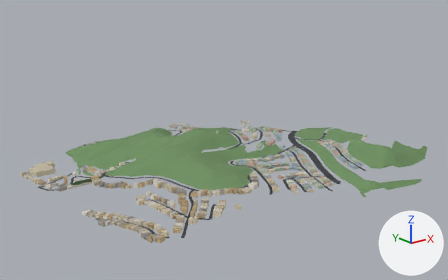
One commit to the glTF model public/tiles/tile_7_15.glb: the scene before it, then after it.
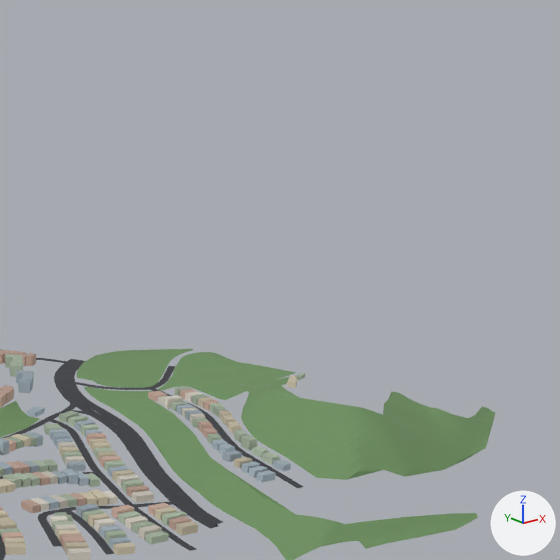
Each version appears first whole from a 50 mm camera at (-2211.0, -4940.0, 799.0) aimed at (-1116.0, -3571.0, 251.0), and next in a close-up on the part from 60% to 100% of the width and 6% to 69% of the height. The lights are fixed; the arrows at lower right show +X, +Y and +Z. The older version's two pictures come first. Where no turn or scale is listed for an object, it has been applied to the vertices.

Objects in the first close-up: 'bld_7_15', 'grn_7_15', 'road_7_15'.
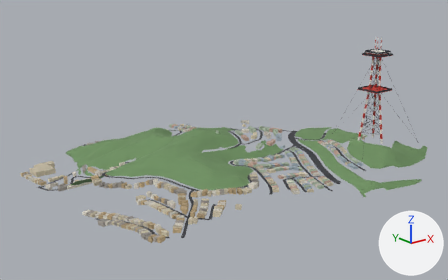
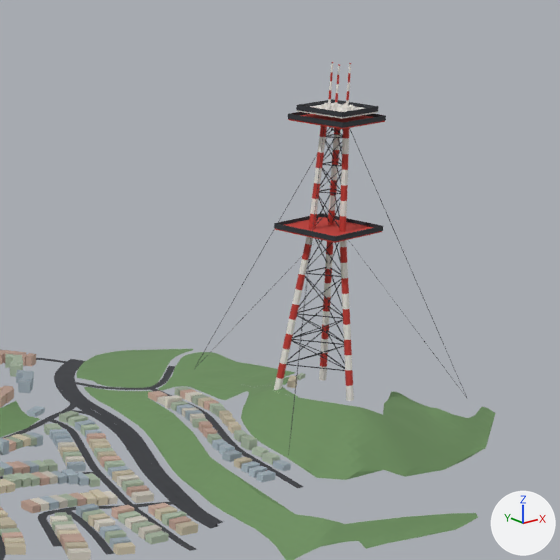
The edits, one by one:
Mesh me_lm_sutro_bracing is new.
It has 744 vertices, 792 faces and spans x -130.0..130.0, y -113.0..113.0, z -140.0..140.0.
It uses material mat_cityvc.
Mesh me_lm_sutro_structure is new.
It has 1396 vertices, 2688 faces and spans x -36.0..36.0, y -38.0..38.0, z -152.0..152.0.
It uses material mat_cityvc.
Object 'lm_sutro_bracing' (ob_lm_sutro_bracing) is new; it shows me_lm_sutro_bracing.
Its location is (-782.0, -3809.0, 377.0).
Object 'lm_sutro_structure' (ob_lm_sutro_structure) is new; it shows me_lm_sutro_structure.
Its location is (-782.0, -3850.0, 403.0).

What differs and where, as boxes (x1, y1, x2, y2) in the close-ups (560 x 560 px):
'lm_sutro_structure', added
    after: (274, 62, 385, 401)
'lm_sutro_bracing', added
    after: (194, 99, 467, 455)
